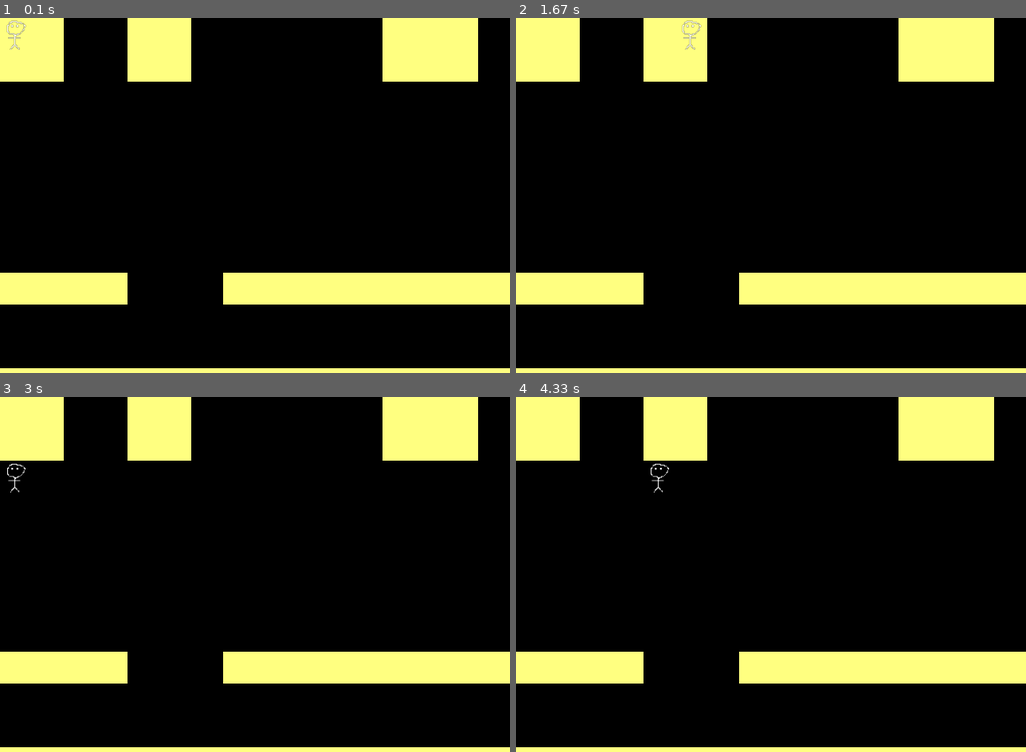
Above: before the commit, frames 1-4 (two rows, left to right).
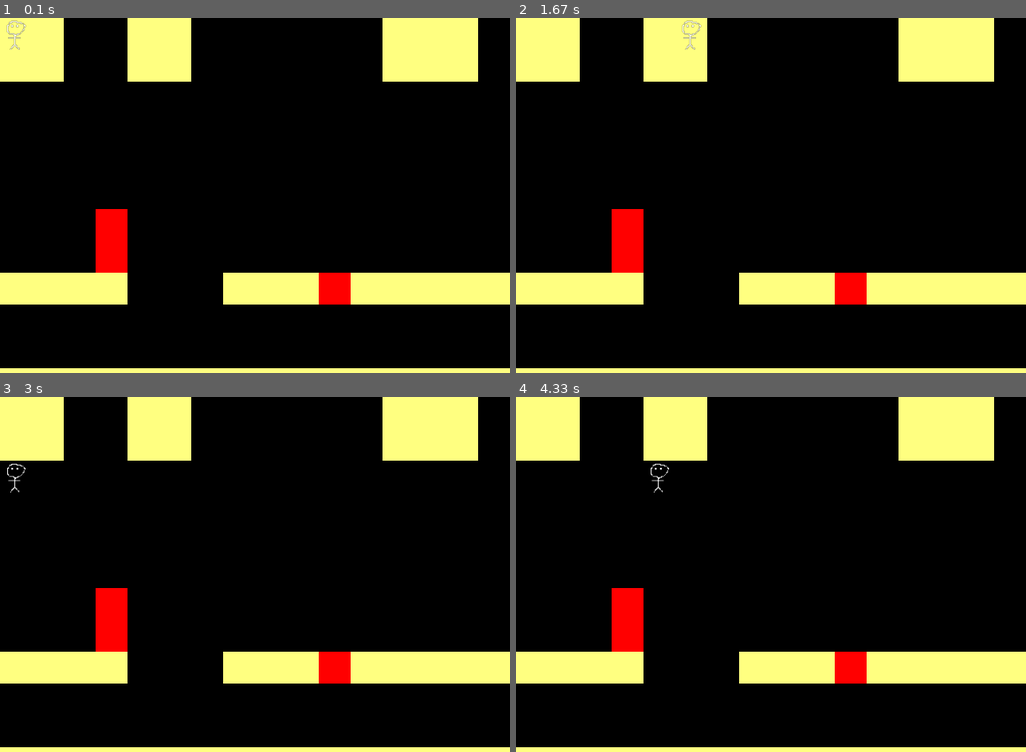
Above: after the commit, the same moments.

Repository: jsbueno/pybr21_pygame_tutorial
Game: pygame game, started from jogo.py
Two runs of this game, one before a commit and one after it. Both use one fixed random seed, a clock stepped at 60 frames per second and the inputs below.
Inputs:
- Up to frame 1 (0.1 s): no input
- Up to frame 2 (1.67 s): hold Right 0.33-0.8 s; hold Right 1.17-1.63 s
- Up to frame 3 (3 s): hold Left 1.67-2.2 s; hold Down 2.23-2.53 s; hold Left 2.57-2.97 s
- Up to frame 4 (4.33 s): hold Up 3-3.37 s; hold Right 3.4-4.03 s; hold Down from 4.07 s (still down)

The runs differ from the first frame. In frame 1, 1.7% of the frame differs, in the area x 18-69%, y 53-81%; in frame 2, 1.7%; in frame 3, 1.7%; in frame 4, 1.7%.

Commit message:
diversifica paredes

Diff:
--- a/jogo.py
+++ b/jogo.py
@@ -6,6 +6,11 @@
 w, h = 16, 12
 BLOCO = BL = W / w
 v = 1 / 3
+
+paredes = {
+    "#": (255, 255, 128),
+    "*": (255, 0, 0),
+}
 
 def lemapa(nome):
     dados = open(nome).readlines()
@@ -39,8 +44,10 @@
             tela.fill(FUNDO)
             for mx in range(0, w):
                 for my in range(0, h):
-                    if mapa.get((mx, my)) == "#":
-                        pygame.draw.rect(tela, (255,255, 128), (mx * BL, my * BL, BL, BL))
+                    cod =  mapa.get((mx, my), " ")
+                    if cod != " ":
+                        pygame.draw.rect(tela, paredes[cod] , (mx * BL, my * BL, BL, BL))
+
             tela.blit(personagem, (round(x) * BL , round(y) * BL))
             # pygame.draw.rect(tela, (255, 0, 0), (int(x) * BL , int(y) * BL, BL, BL))
             pygame.display.flip()
--- a/mapa0.txt
+++ b/mapa0.txt
@@ -4,9 +4,9 @@
 
 
 
-
-
-####   #########
+   *
+   *
+####   ###*#####
 
 
 ################
